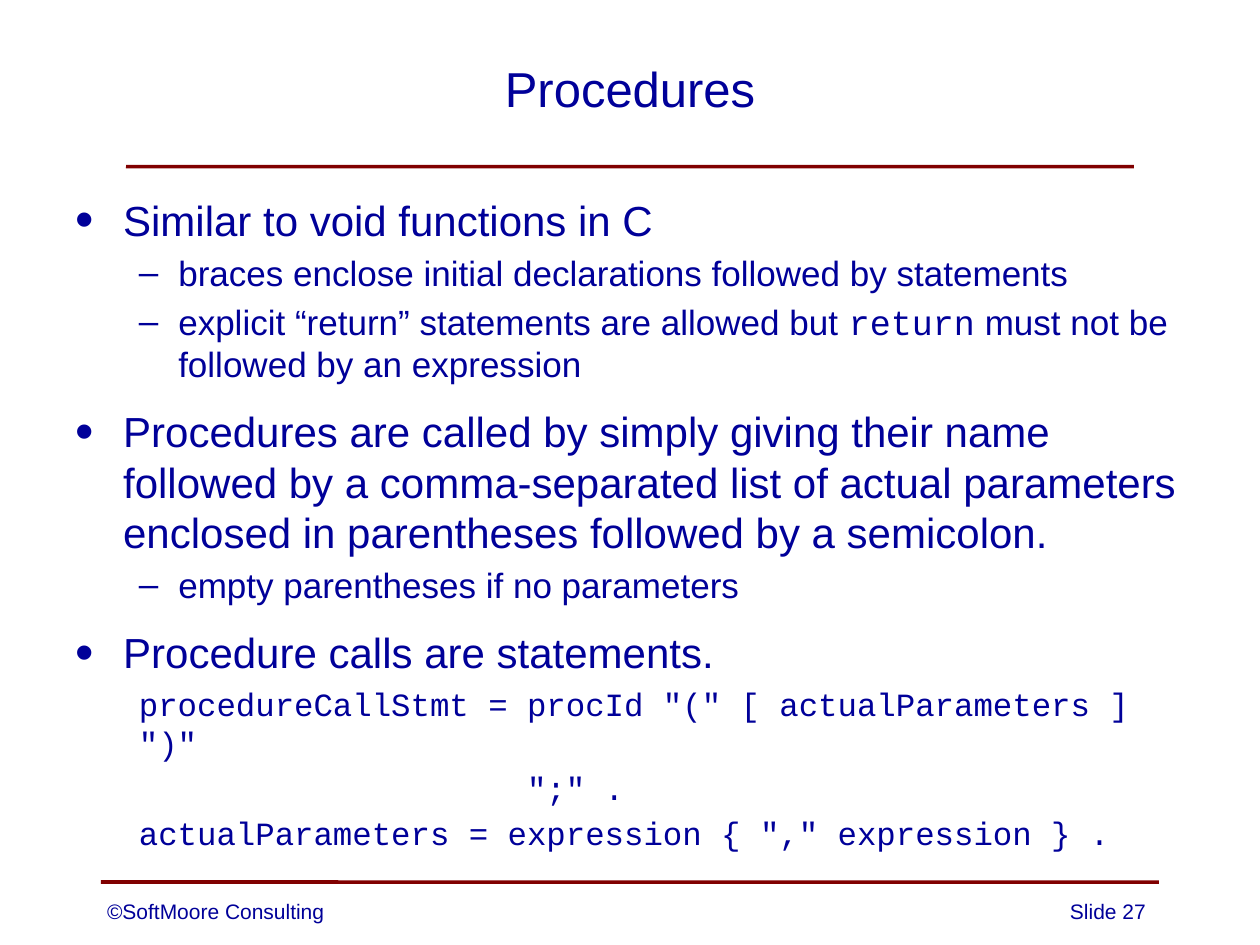
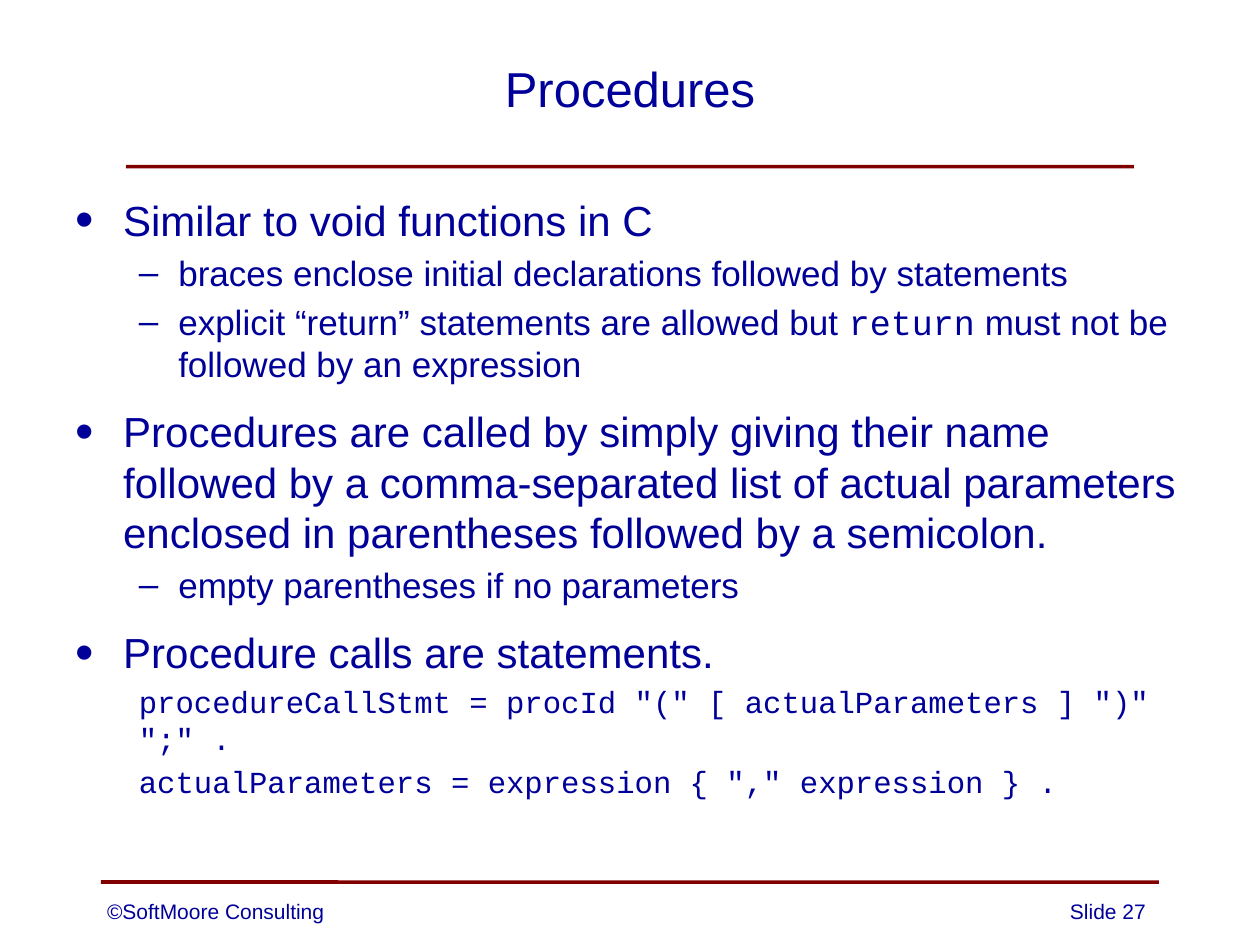
Before and after one commit to SoftMoore/CPRL-Kt-2nd, a slide deck: slide 27 of PowerPoints/04 - Definition of CPRL.pptx. Drawn at 1260x945 pixels with LibreOffice and Linux fonts; fonts in the diff are those of the drawing. Boxes give left, top, right and bottom in pixels: in the first picture for what was removed or moved away, otherwise in the second. Text is boxed around its words. In the diff, an @@ line names an element or a change of style, - is before the commit and + after.

```diff
--- a/PowerPoints/04 - Definition of CPRL.pptx
+++ b/PowerPoints/04 - Definition of CPRL.pptx
@@ text at bbox=[139, 692, 1039, 720]: text changed; size 18.5 to 17.5 pt @@
-  procedureCallStmt = procId "(" [ actualParameters ] ")"
-  ";" .
+  procedureCallStmt = procId "(" [ actualParameters ] ")" ";" .
@@ text at bbox=[139, 771, 984, 800]: size 18.5 to 17.5 pt in "actualParameters = expression { "," expression } ..." @@
```
Also in this commit, not shown: 1 other slide changed.
